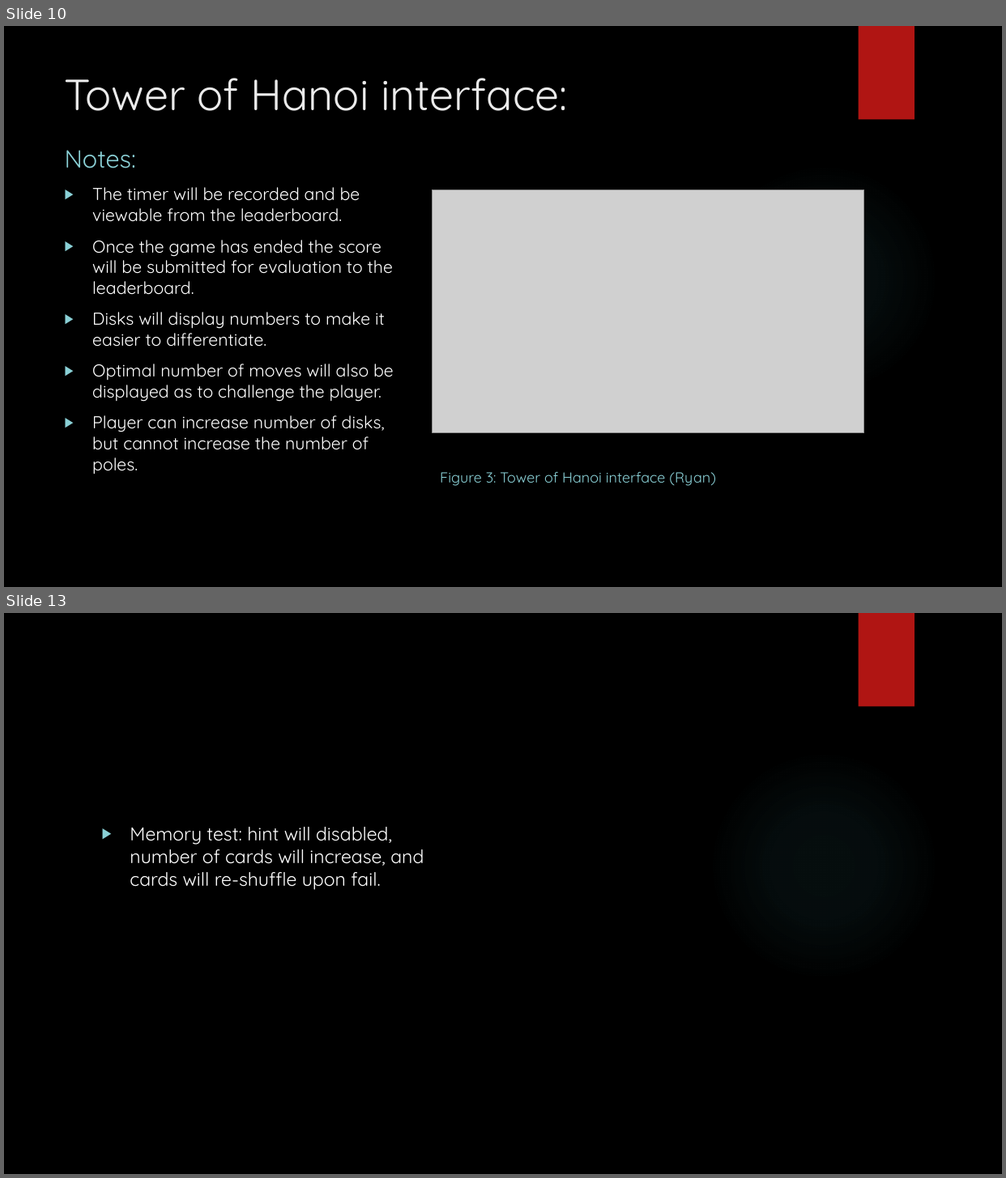
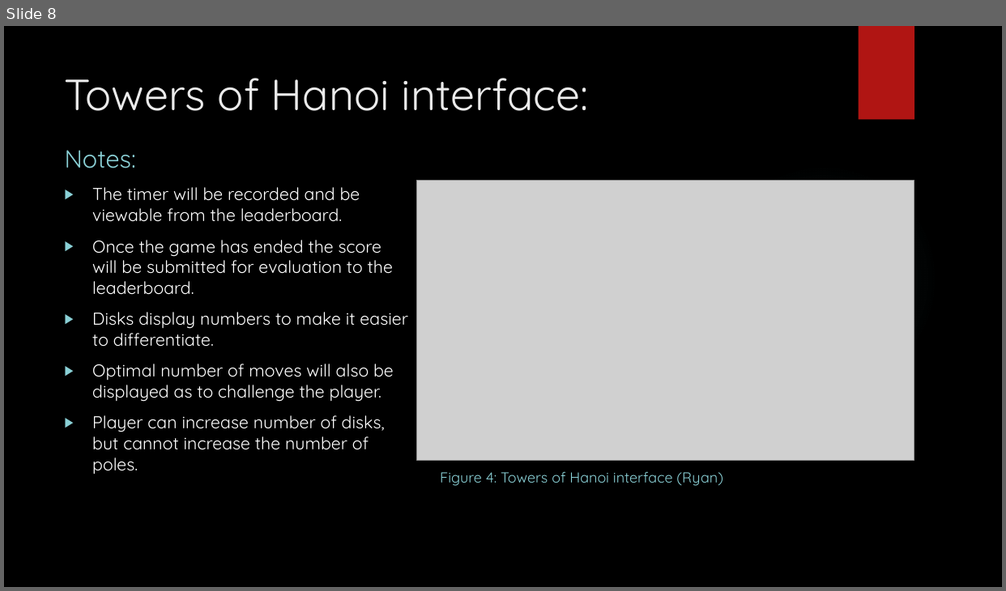
Before and after one commit to IgnitionOrk/SCaR_Arcade, a slide deck: SCaRArcade.pptx. Shown one above the other, each under a label of ours: slides 10 and 13 before the commit, slide 8 after it; the slides between them are not shown. The pictures are 1006x1178 and 1006x591 pixels, drawn with LibreOffice and Linux fonts; fonts in the diff are those of the drawing; grey boxes stand for pictures; background and template pictures are left out. Boxes give left, top, right and bottom in pixels: in the first picture for what was removed or moved away, otherwise in the second. Text is boxed around its words. In the diff, an @@ line names an element or a change of style, - is before the commit and + after.

```diff
--- a/SCaRArcade.pptx
+++ b/SCaRArcade.pptx
@@ slide 13 removed at (x1=4, y1=613, x2=1002, y2=1174), background picture (left out); not listed: 2 template elements that a slide beside it also shows @@
@@ text removed at (x1=130, y1=827, x2=424, y2=890) @@
-▶ Memory test: hint will disabled, number of cards will increase, and cards will re-shuffle upon fail.
@@ what was slide 10 is now slide 8 @@
@@ slide 8 changed as well @@
@@ title at (x1=65, y1=78, x2=589, y2=111): text changed @@
-Tower of Hanoi interface:
+Towers of Hanoi interface:
@@ picture resized from (x1=432, y1=190, x2=864, y2=433) to (x1=416, y1=180, x2=914, y2=460) @@
@@ text at (x1=92, y1=312, x2=408, y2=347): text changed @@
-▶ Disks will display numbers to make it easier to differentiate.
+▶ Disks display numbers to make it easier to differentiate.
@@ text at (x1=440, y1=472, x2=723, y2=486): text changed @@
-Figure 3: Tower of Hanoi interface (Ryan)
+Figure 4: Towers of Hanoi interface (Ryan)
```
Also in this commit, not shown: 8 other slides changed, 3 slides added, 7 other slides removed, 1 other file.
